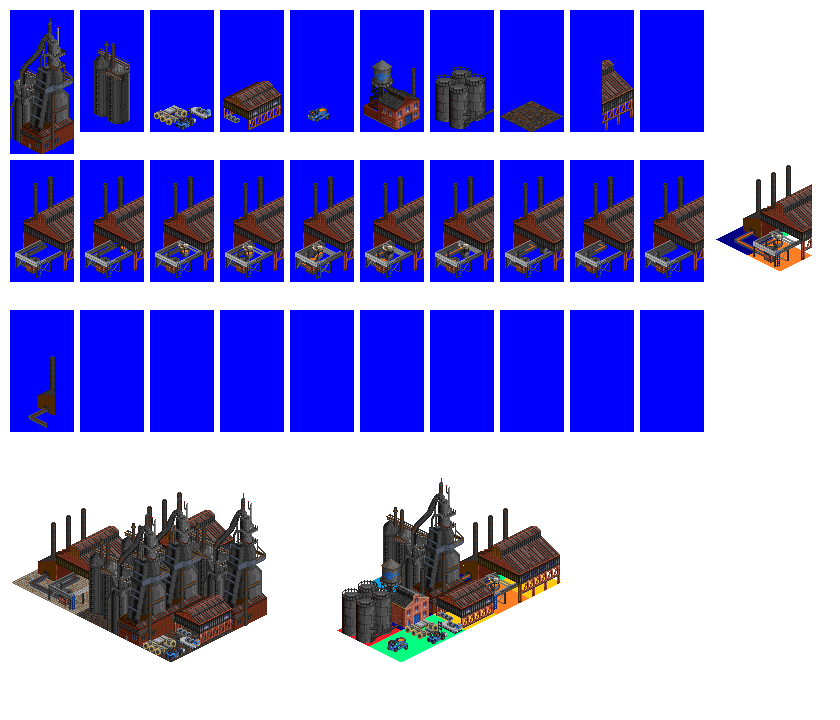
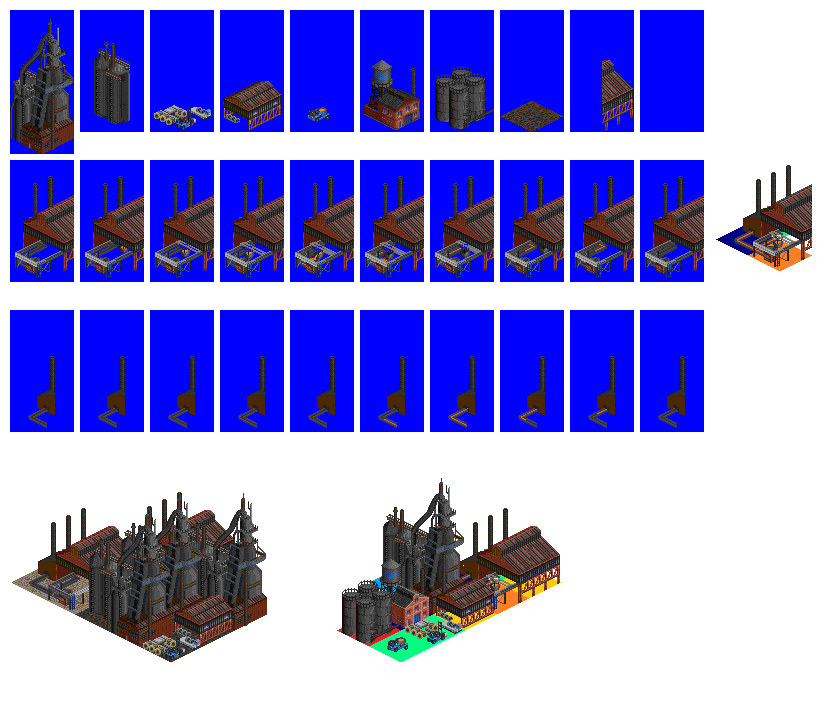
Layered file, before and after one edit (840×720). Changes by layer:
painted on "blast furnace 2" over [left=24, top=124, right=74, bottom=152]
renamed "large shed" to "large shed roof", painted on it over [left=176, top=240, right=691, bottom=271]
painted on "crane" over [left=178, top=240, right=691, bottom=279]
added layer "large shed rear wall" in group "large shed front part" over [left=176, top=240, right=615, bottom=248]
painted on "metal run" over [left=98, top=356, right=685, bottom=428]
